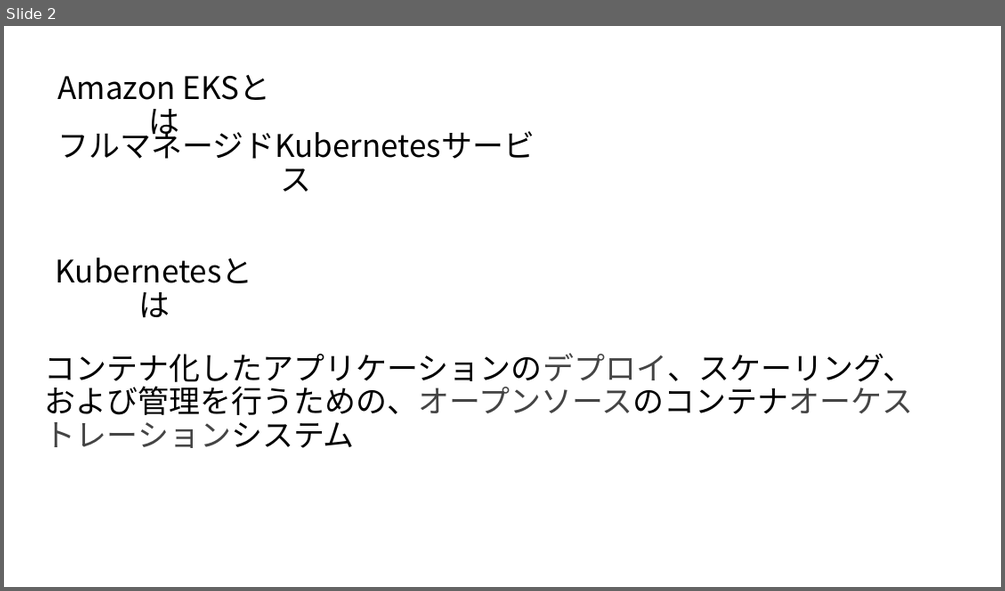
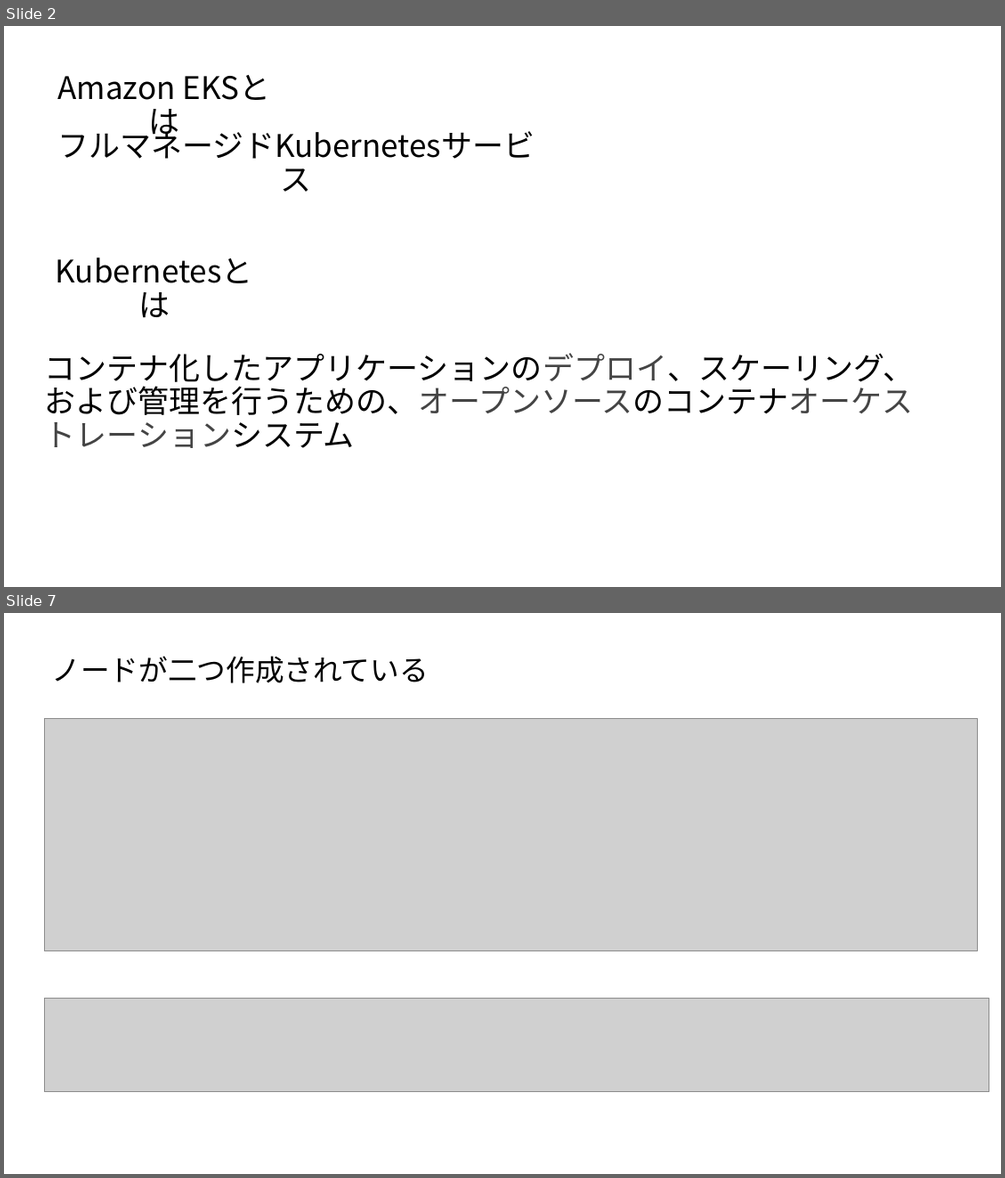
Before and after one commit to TokushigeJunya/test, a slide deck: AmazonEKS入門.pptx. Shown one above the other, each under a label of ours: slide 2 before the commit, slides 2 and 7 after it; the slides between them are not shown. The pictures are 1005x591 and 1005x1178 pixels, drawn with LibreOffice and Linux fonts; fonts in the diff are those of the drawing; grey boxes stand for pictures. Boxes give left, top, right and bottom in pixels: in the first picture for what was removed or moved away, otherwise in the second. Text is boxed around its words. In the diff, an @@ line names an element or a change of style, - is before the commit and + after.

```diff
--- a/AmazonEKS入門.pptx
+++ b/AmazonEKS入門.pptx
@@ slide 7 added at (x1=4, y1=613, x2=1001, y2=1174), background #FFFFFF @@
@@ text added at (x1=52, y1=656, x2=429, y2=683), 28 pt, text #000000 @@
+ノードが二つ作成されている
@@ picture added at (x1=44, y1=718, x2=977, y2=951) @@
@@ picture added at (x1=44, y1=998, x2=989, y2=1092) @@
```
Also in this commit, not shown: 1 slide changed, 13 other slides added, 16 slides removed.
